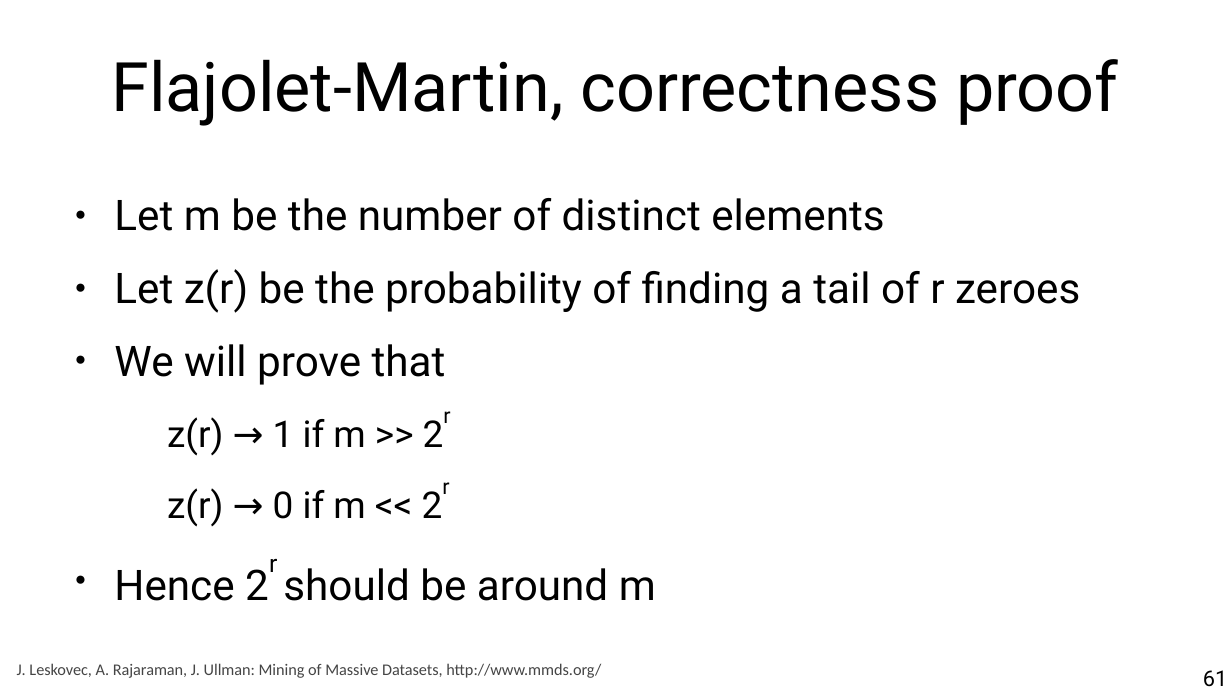
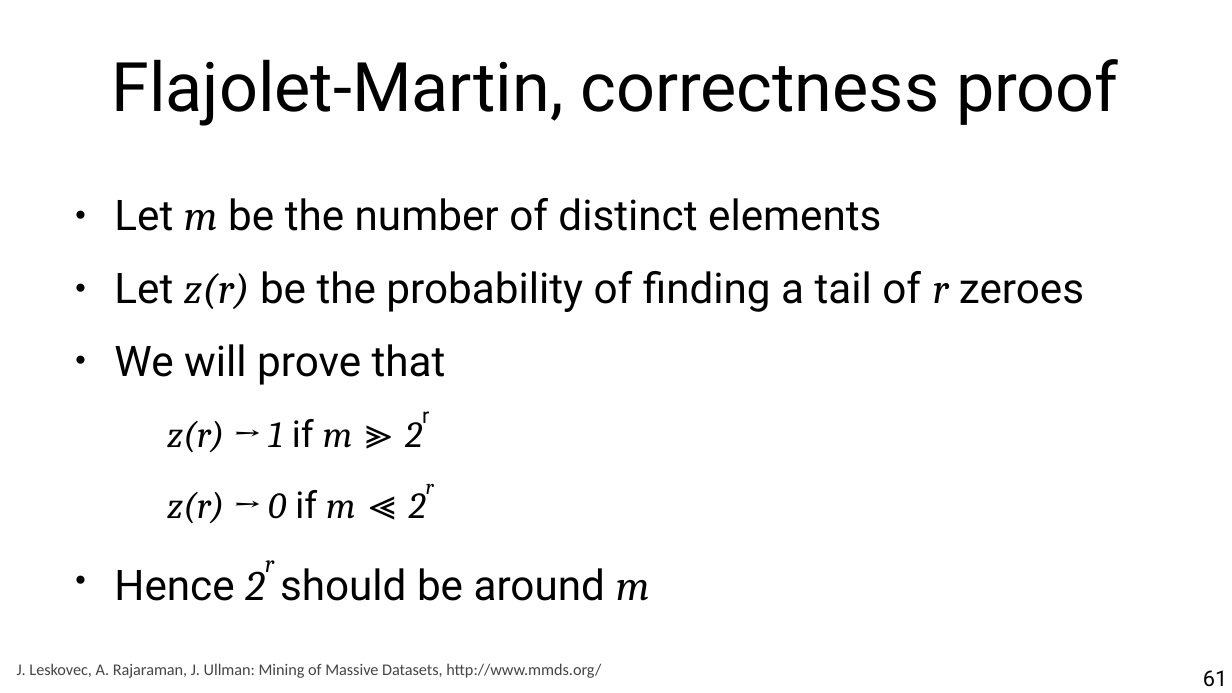
Before and after one commit to marco-calautti/data-mining-course, a slide deck: slide 61 of theory/tt10_streams.odp. Drawn at 1232x693 pixels with LibreOffice and Linux fonts; fonts in the diff are those of the drawing. Boxes give left, top, right and bottom in pixels: in the first picture for what was removed or moved away, otherwise in the second. Text is boxed around its words. In the diff, an @@ line names an element or a change of style, - is before the commit and + after.

Commit message:
Clean up to slide 61

```diff
--- a/theory/tt10_streams.odp
+++ b/theory/tt10_streams.odp
@@ text at (x1=114, y1=198, x2=1084, y2=601): font Roboto to Cambria, italic on in "m", "z(r) r", "2r m" @@
@@ text at (x1=167, y1=419, x2=356, y2=523): text changed; font Roboto to Cambria; italic on @@
-  z(r) → 1 if m >> 2r
-  z(r) → 0 if m << 2r
+  z(r) → 1 if m ≫ 2r
+  z(r) → 0 if m ≪ 2r
```
Also in this commit, not shown: 39 other slides changed.
